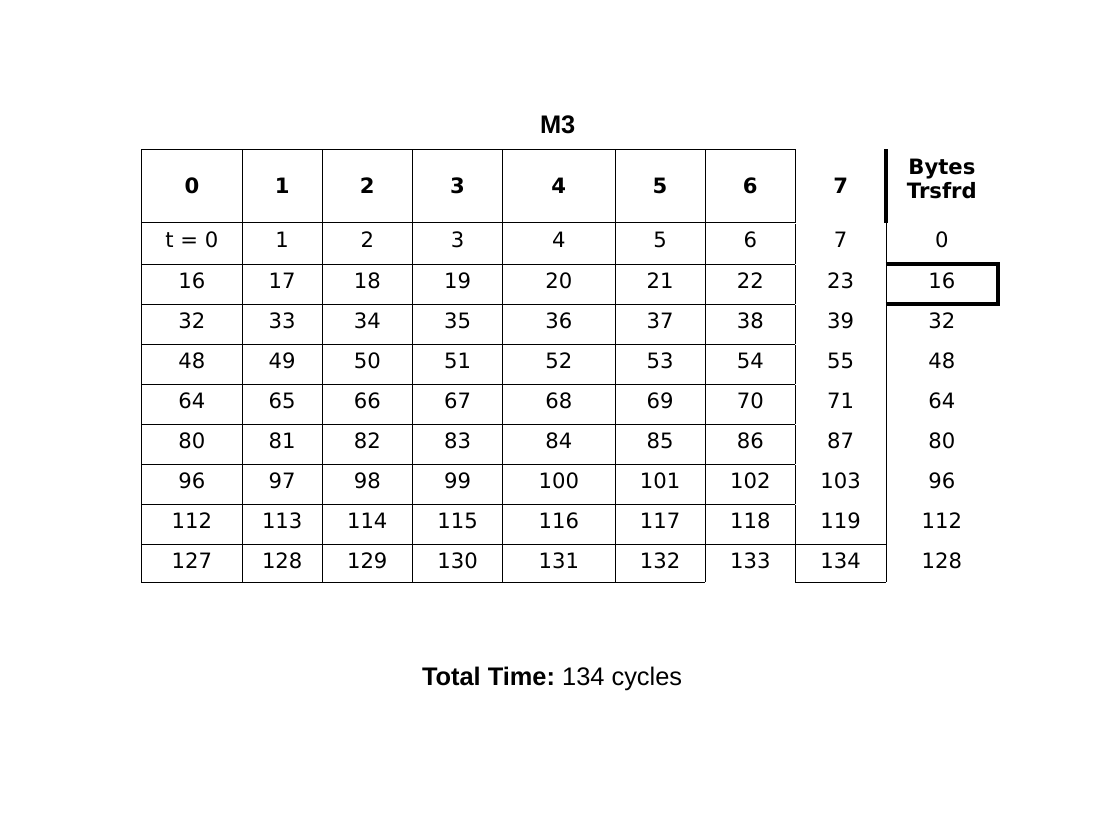
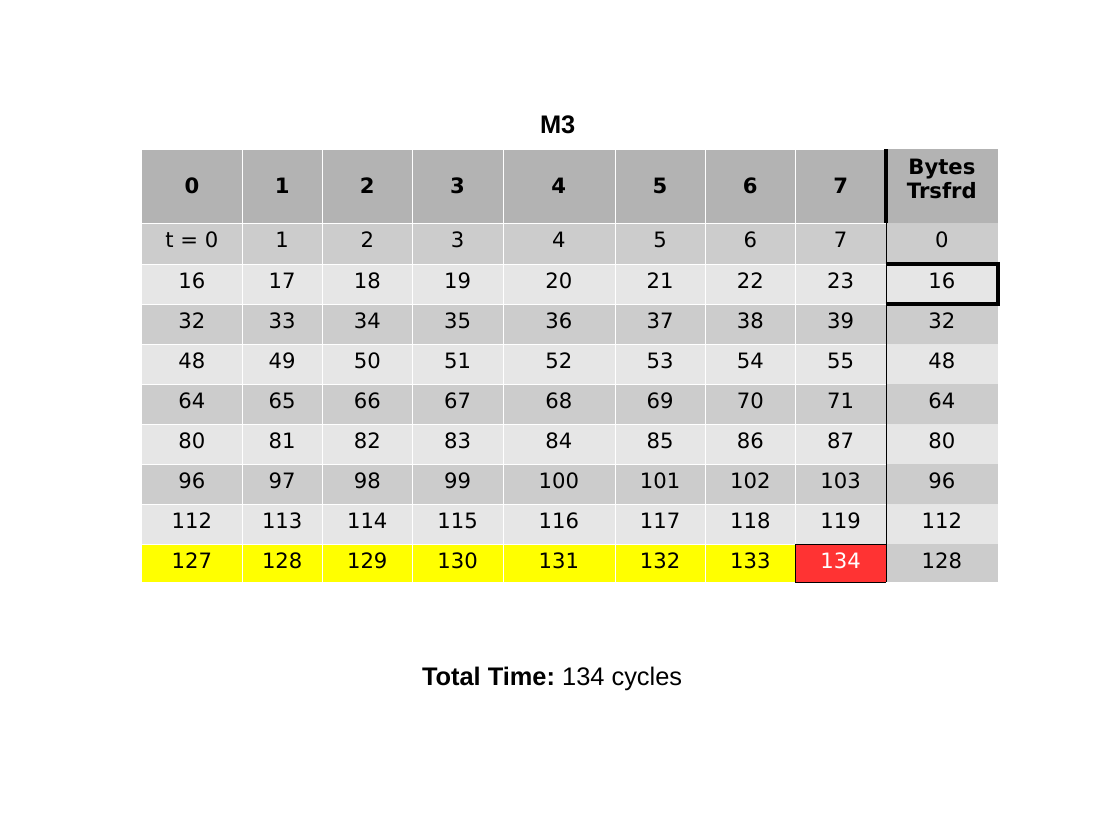
Before and after one commit to Sugarsplash/ece485, a slide deck: slide 17 of doc/presentation.odp. Drawn at 1120x840 pixels with LibreOffice and Linux fonts; fonts in the diff are those of the drawing. Boxes give left, top, right and bottom in pixels: in the first picture for what was removed or moved away, otherwise in the second. Text is boxed around its words. In the diff, an @@ line names an element or a change of style, - is before the commit and + after.

```diff
--- a/doc/presentation.odp
+++ b/doc/presentation.odp
@@ table at bbox=[141, 149, 998, 582] @@
@@ fill none to #B3B3B3 in row 1 @@
@@ fill none to #CCCCCC in 37 cells @@
@@ fill none to #E6E6E6 in 36 cells @@
@@ fill none to #FFFF00 in 7 cells @@
@@ fill none to #FF3333 in row 10, column 8 @@
@@ text colour #000000 to #FFFFFF in "134" @@
@@ borders changed @@
```
Also in this commit, not shown: 1 other slide changed, 4 slides added.
